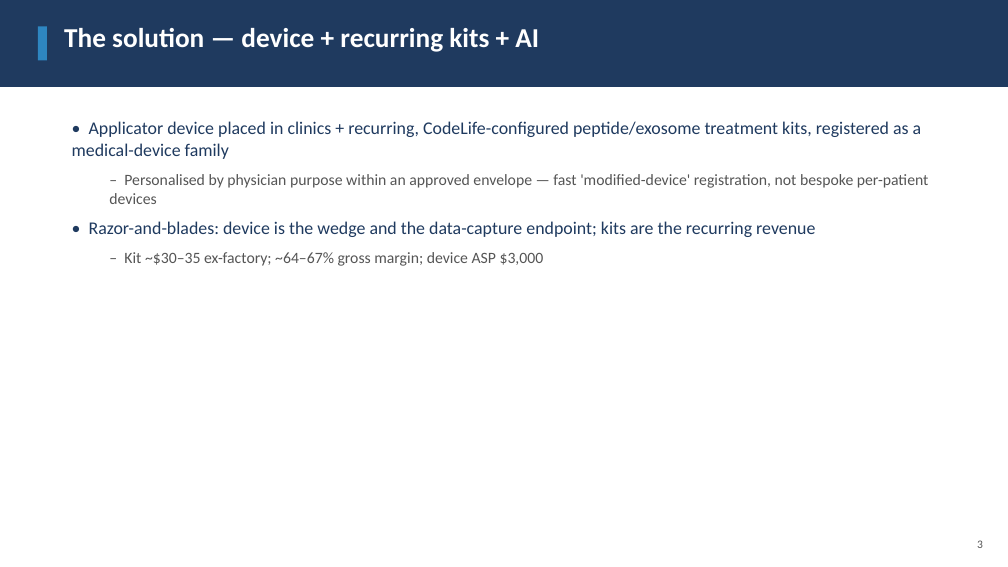
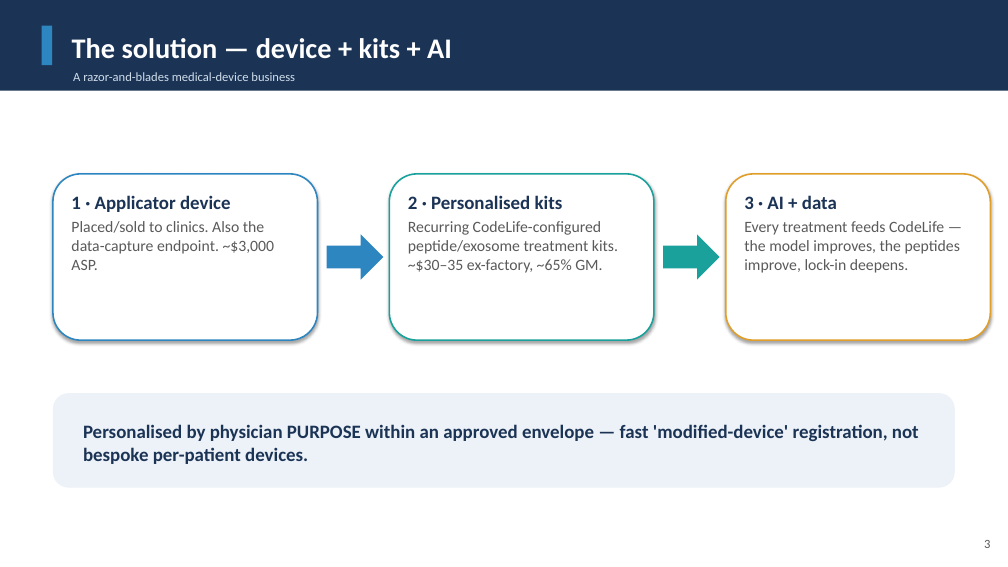
Before and after one commit to leicatam/gamification, a slide deck: slide 3 of synexo/Synapep_Investor_Deck.pptx. Drawn at 1008x567 pixels with LibreOffice and Linux fonts; fonts in the diff are those of the drawing. Boxes give left, top, right and bottom in pixels: in the first picture for what was removed or moved away, otherwise in the second. Text is boxed around its words. In the diff, an @@ line names an element or a change of style, - is before the commit and + after.

```diff
--- a/synexo/Synapep_Investor_Deck.pptx
+++ b/synexo/Synapep_Investor_Deck.pptx
@@ rectangle resized from (x1=0, y1=0, x2=1008, y2=87) to (x1=0, y1=0, x2=1008, y2=91) @@
@@ rectangle at (x1=0, y1=0, x2=1008, y2=91): fill #1F3A5F to #1B3355 @@
@@ rectangle resized from (x1=38, y1=26, x2=47, y2=60) to (x1=42, y1=26, x2=52, y2=65) @@
@@ text "The solution — device + ..." at (x1=72, y1=38, x2=452, y2=59): vertical alignment top to middle @@
@@ text at (x1=72, y1=38, x2=452, y2=59): text changed; size 26 to 27 pt @@
-The solution — device + recurring kits + AI
+The solution — device + kits + AI
@@ text added at (x1=73, y1=72, x2=295, y2=81), 12 pt, text #CFDDEA @@
+A razor-and-blades medical-device business
@@ text removed at (x1=72, y1=121, x2=929, y2=266) @@
-• Applicator device placed in clinics + recurring, CodeLife-configured peptide/exosome treatment kits, registered as a medical-device family
-  – Personalised by physician purpose within an approved envelope — fast 'modified-device' registration, not bespoke per-patient devices
-• Razor-and-blades: device is the wedge and the data-capture endpoint; kits are the recurring revenue
-  – Kit ~$30–35 ex-factory; ~64–67% gross margin; device ASP $3,000
@@ rounded rectangle added at (x1=53, y1=174, x2=318, y2=340), fill #FFFFFF, outline #2E86C1 1.5 pt, 15 pt, text #5A5A5A @@
+1 · Applicator device
+Placed/sold to clinics. Also the data-capture endpoint. ~$3,000 ASP.
@@ rounded rectangle added at (x1=389, y1=174, x2=654, y2=340), fill #FFFFFF, outline #1AA19C 1.5 pt, 15 pt, text #5A5A5A @@
+2 · Personalised kits
+Recurring CodeLife-configured peptide/exosome treatment kits. ~$30–35 ex-factory, ~65% GM.
@@ rounded rectangle added at (x1=726, y1=174, x2=991, y2=340), fill #FFFFFF, outline #E09E2B 1.5 pt, 15 pt, text #5A5A5A @@
+3 · AI + data
+Every treatment feeds CodeLife — the model improves, the peptides improve, lock-in deepens.
@@ right arrow added at (x1=327, y1=234, x2=383, y2=280), fill #2E86C1 @@
@@ right arrow added at (x1=663, y1=234, x2=720, y2=280), fill #1AA19C @@
@@ rounded rectangle added at (x1=53, y1=393, x2=955, y2=488), fill #ECF2F7 @@
@@ text added at (x1=83, y1=424, x2=919, y2=464), 18 pt, text #1B3355, bold @@
+Personalised by physician PURPOSE within an approved envelope — fast 'modified-device' registration, not bespoke per-patient devices.
@@ text "3" moved from (x1=977, y1=540, x2=983, y2=548) to (x1=984, y1=540, x2=990, y2=548) @@
@@ text "3" at (x1=984, y1=540, x2=990, y2=548): size 11 to 12 pt, text colour #555555 to #5A5A5A; more space between paragraphs @@
```
Also in this commit, not shown: 13 other slides changed, 1 other file.
